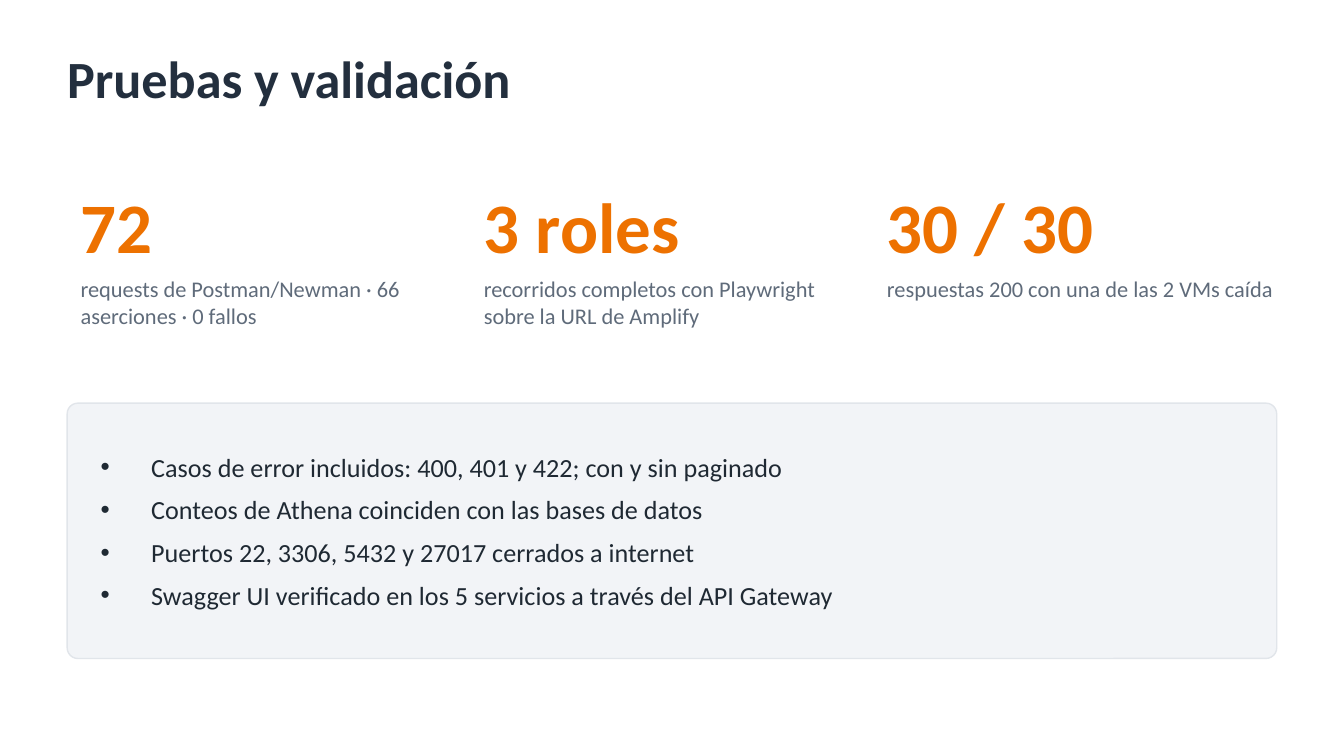
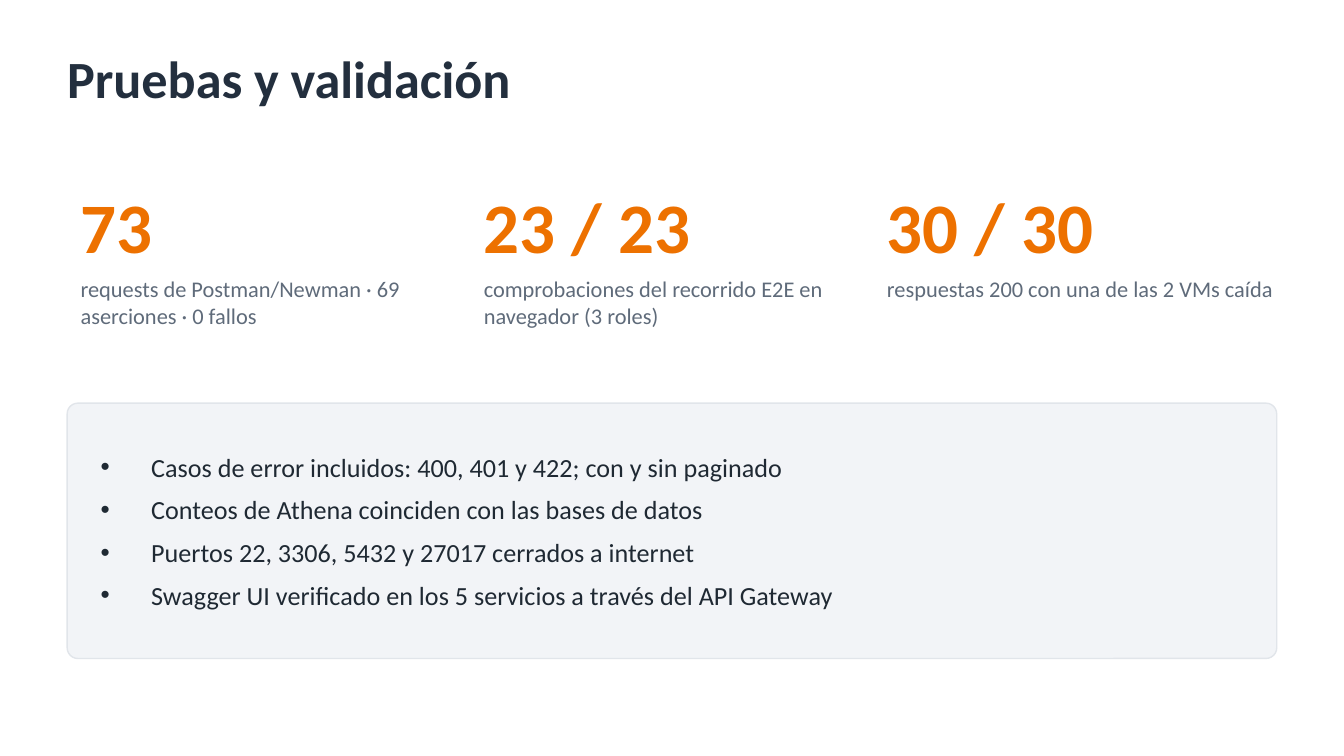
Before and after one commit to miguelespinozaa-ship-it/ProeyctParcialProp, a slide deck: slide 15 of entregables/Presentacion-Delivery-Cloud.pptx. Drawn at 1344x756 pixels with LibreOffice and Linux fonts; fonts in the diff are those of the drawing. Boxes give left, top, right and bottom in pixels: in the first picture for what was removed or moved away, otherwise in the second. Text is boxed around its words. In the diff, an @@ line names an element or a change of style, - is before the commit and + after.

```diff
--- a/entregables/Presentacion-Delivery-Cloud.pptx
+++ b/entregables/Presentacion-Delivery-Cloud.pptx
@@ text at bbox=[81, 206, 153, 254]: text changed @@
-72
+73
@@ text at bbox=[484, 206, 690, 254]: text changed @@
-3 roles
+23 / 23
@@ text at bbox=[81, 281, 400, 324]: text changed @@
-requests de Postman/Newman · 66 aserciones · 0 fallos
+requests de Postman/Newman · 69 aserciones · 0 fallos
@@ text at bbox=[484, 281, 822, 328]: text changed @@
-recorridos completos con Playwright sobre la URL de Amplify
+comprobaciones del recorrido E2E en navegador (3 roles)
```
Also in this commit, not shown: 1 other slide changed, 4 other files.
